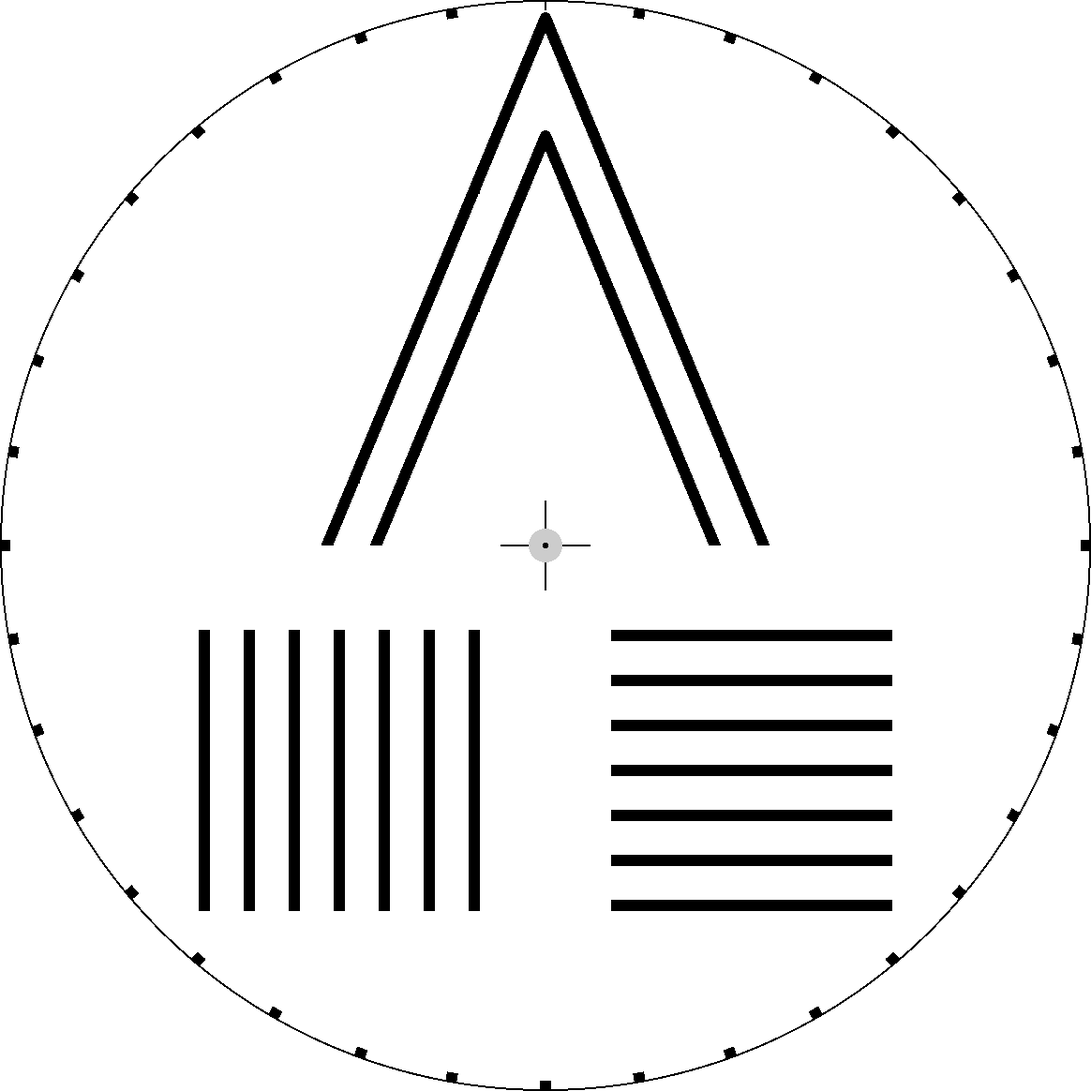
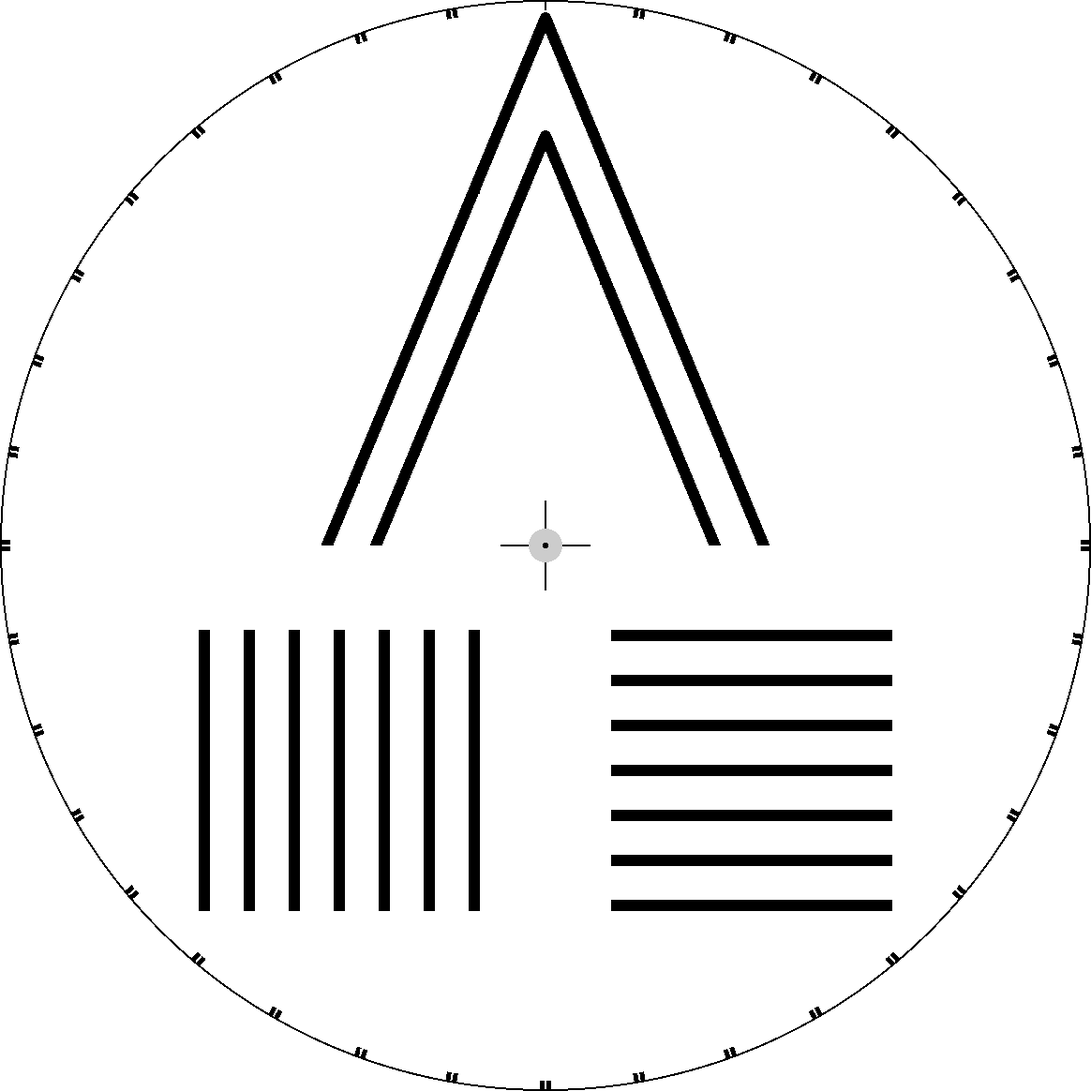
Layer changes from the first 1091×1091 image to the second:
painted on "Notches" over [1, 10, 1090, 1090]
